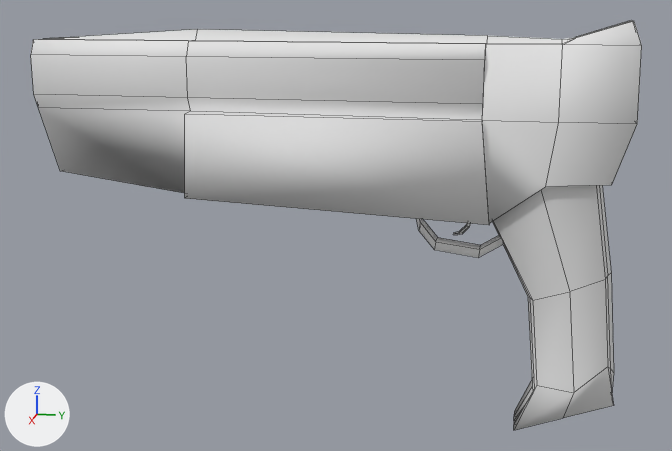
The Blender file Assets/Models/Gun.blend: old version first, new version second.
The view is the same before and after, from a camera (50 mm lens) standing at (13.24, 0.5, 2.38) and looking at (-0.02, -2.15, -0.93). The lights are fixed; the arrows at lower left show +X, +Y and +Z. Mesh edges are drawn as thin lines.

Script lines for the objects in view, before the commit:
```python
me_cube = bpy.data.meshes.new('Cube')
me_cube.from_pydata(...)  # 65 vertices, 53 faces; spans x 0.0..0.66, y -6.61..1.98, z -0.68..2.07
me_cube.polygons.foreach_set('use_smooth', [True] * 53)
me_cube.materials.append(mat_material)  # its picture is missing
# before: 0 (0.0, -0.08, -0.46), 1 (0.0, 1.79, 0.24), 10 (0.5, 0.12, -0.67) at pixel (489, 223), 12 (0.5, 1.72, -0.07) at pixel (611, 185), 23 (0.58, 0.86, -0.11) at pixel (545, 186)
# before: 51 (0.22, 0.02, -0.57), 53 (0.22, 1.75, 0.09)
me_cube_001 = bpy.data.meshes.new('Cube.001')
me_cube_001.from_pydata(...)  # 30 vertices, 22 faces; spans x 0.0..0.58, y -0.08..2.26, z -4.44..0.24
me_cube_001.polygons.foreach_set('use_smooth', [True] * 22)
me_cube_001.materials.append(mat_material)  # its picture is missing
me_plane = bpy.data.meshes.new('Plane')
me_plane.from_pydata(...)  # 40 vertices, 36 faces; spans x -0.33..0.33, y -0.096..1.0, z -1.437..0.035
me_plane.polygons.foreach_set('use_smooth', [True] * 36)
ob_handle = bpy.data.objects.new('Handle', me_cube_001)
ob_handle.location = (0.0, 0.03, 0.01)
ob_handle.scale = (0.864, 0.864, 0.864)
_m = ob_handle.modifiers.new('Mirror.001', 'MIRROR')
ob_pistol = bpy.data.objects.new('Pistol', me_cube)
ob_pistol.location = (0.0, 0.0, 0.0)
_m = ob_pistol.modifiers.new('Mirror', 'MIRROR')
_m.use_clip = True
ob_plane = bpy.data.objects.new('Plane', me_plane)
ob_plane.location = (0.0, -0.86, -1.28)
ob_plane.rotation_euler = (1.697, 0.0, 0.0)  # degrees (97, 0, 0)
ob_plane.scale = (0.386, 1.0, 1.0)
```
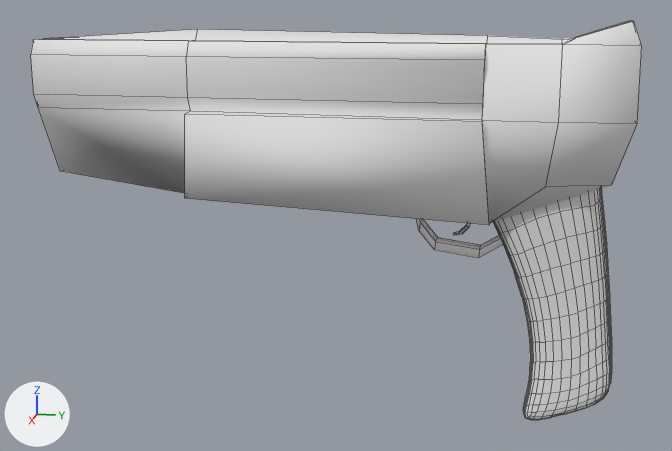
Commit message: Fixed up some gun stuff

Where the newer file only moved an object's origin or applied its transform, the numbers keep the older frame.

Boxes (x1, y1, x2, y2) around the edits, measured in the pictures (672 x 451 px):
'Handle', moved, modifiers changed, rescaled
    before: (492, 185, 614, 430)
    after: (493, 189, 612, 420)
part 2 of me_cube, added
    after: (491, 185, 611, 223)

Diff of the bpy script that builds the scene:
```diff
--- a/Assets/Models/Gun.blend.py
+++ b/Assets/Models/Gun.blend.py
@@ me_cube_001 @@
 me_cube_001.from_pydata(...)  # 30 vertices, 22 faces; spans x 0.0..0.58, y -0.08..2.26, z -4.44..0.24
 # used by ob_handle; location = (0.0, 0.03, 0.01); scale = (0.864, 0.864, 0.864)
+# me_cube_001 part 1: the whole mesh is scaled about its middle by 0.864, then moved by (-0.04, -0.12, 0.29)
 me_cube_001.materials.append(mat_material)
@@ me_cube @@
 me_cube.from_pydata(...)  # 65 vertices, 53 faces; spans x 0.0..0.66, y -6.61..1.98, z -0.68..2.07
 # used by ob_pistol; location = (0.0, 0.0, 0.0)
 # verts and faces of me_cube; kept vertices keep their numbers, new ones are numbered from 65
+# me_cube part 2
+faces += [(0, 1, 53, 12, 23, 10, 51)]
 me_cube.materials.append(mat_material)
@@ ob_handle @@
 ob_handle = bpy.data.objects.new('Handle', me_cube_001)
-ob_handle.location = (0.0, 0.03, 0.01)
-ob_handle.scale = (0.864, 0.864, 0.864)
+ob_handle.location = (0.0, 0.0, 0.0)
 _m = ob_handle.modifiers.new('Mirror.001', 'MIRROR')
+_m = ob_handle.modifiers.new('Subsurf', 'SUBSURF')
```
